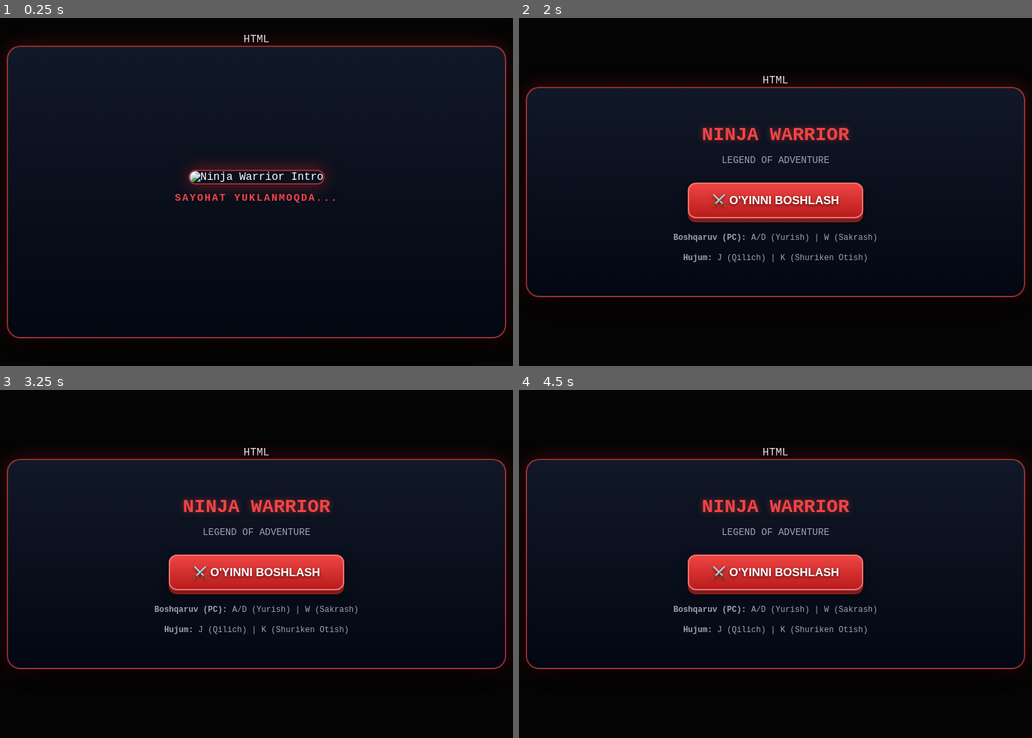
Above: before the commit, frames 1-4 (two rows, left to right).
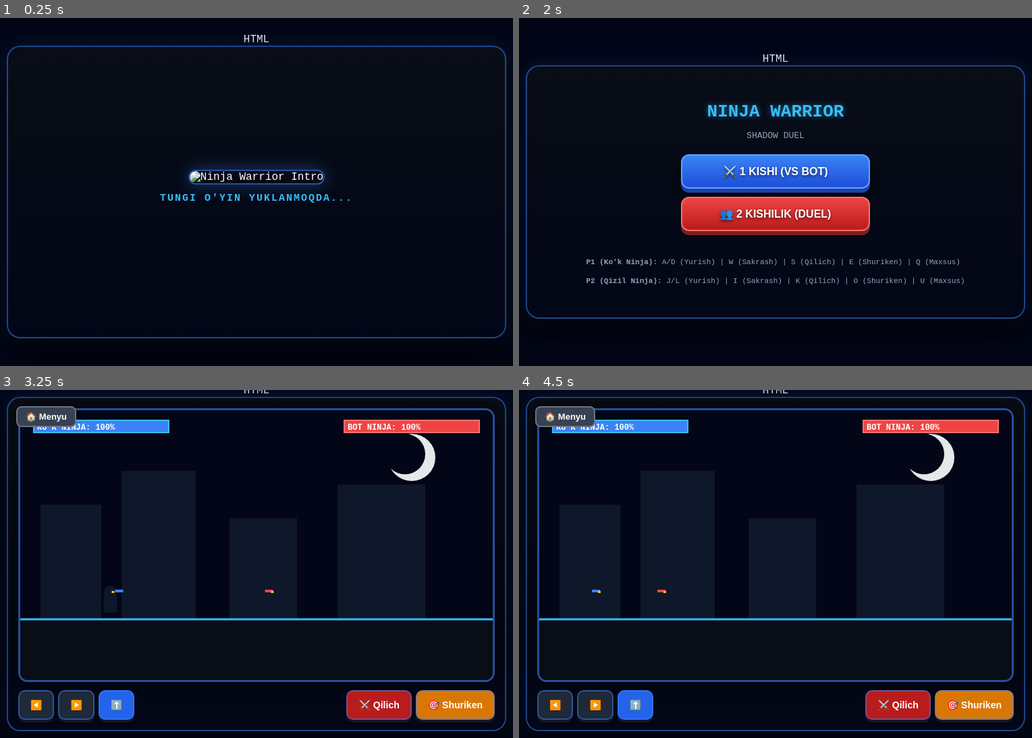
Above: after the commit, the same moments.

Repository: behruzismoilov820/behruzismoilov820-ninja-game
Game: browser game, page index.html
Two runs of this game, one before a commit and one after it. Both use one fixed random seed, a clock stepped at 60 frames per second and the inputs below.
Inputs (mouse positions are in pixels of both pictures, inside the frame that each line leads up to):
- Up to frame 1 (0.25 s): no input
- Up to frame 2 (2 s): hold D 1.03-1.53 s; tap J at 1.1, 1.6 s; hold S 1.58-1.85 s; hold A from 1.9 s (still down)
- Up to frame 3 (3.25 s): click (256, 543) at 2.02 s, where only the run after the commit has a clickable "⚔️ 1 KISHI (VS BOT)"; tap J at 2.1, 2.6, 3.1 s; release A at 2.47 s; hold W 2.52-2.82 s; tap E at 2.52 s; hold D from 2.87 s (still down)
- Up to frame 4 (4.5 s): click (595, 706) at 3.27 s, where only the run after the commit has a clickable "▶️"; tap K at 3.52 s; release D at 3.53 s; hold W 3.58-3.82 s; tap J at 3.6, 4.1 s; hold A 3.87-4.3 s; hold S from 4.35 s (still down)

The runs differ from the first frame. In frame 1, 4.4% of the frame differs, in the area x 0-100%, y 5-93%; in frame 2, 15%; in frame 3, 20%; in frame 4, 20%, in the area x 0-100%, y 0-99%.

Commit message:
Update index.html

Diff:
--- a/index.html
+++ b/index.html
@@ -4,12 +4,12 @@
 <head>
     <meta charset="UTF-8">
     <meta name="viewport" content="width=device-width, initial-scale=1.0, maximum-scale=1.0, user-scalable=no">
-    <title>🥷 NINJA WARRIOR: LEGEND OF ADVENTURE ⚔️</title>
+    <title>🥷 NINJA WARRIOR: SHADOW DUEL ⚔️</title>
     <style>
         * { box-sizing: border-box; touch-action: manipulation; }
         body {
             margin: 0; padding: 10px;
-            background: #050505; color: #fff;
+            background: #020617; color: #fff;
             font-family: 'Courier New', Courier, monospace;
             display: flex; flex-direction: column;
             align-items: center; justify-content: center;
@@ -17,34 +17,37 @@
         }
 
         #gameContainer {
-            background: linear-gradient(180deg, #111827 0%, #030712 100%);
+            background: linear-gradient(180deg, #090d16 0%, #020617 100%);
             padding: 15px; border-radius: 20px;
-            border: 2px solid rgba(239, 68, 68, 0.6);
-            box-shadow: 0 20px 50px rgba(0, 0, 0, 0.9), 0 0 30px rgba(220, 38, 38, 0.3);
+            border: 2px solid rgba(59, 130, 246, 0.5);
+            box-shadow: 0 20px 50px rgba(0, 0, 0, 0.9), 0 0 30px rgba(59, 130, 246, 0.2);
             display: flex; flex-direction: column; align-items: center;
             width: 100%; max-width: 740px; position: relative;
         }
 
-        /* Kirish Rasmi (2 sekund) */
         #splashScreen {
             display: flex; flex-direction: column; align-items: center; justify-content: center;
             width: 100%; height: 400px; text-align: center;
         }
         #splashScreen img {
             max-width: 100%; max-height: 350px; border-radius: 14px;
-            border: 2px solid rgba(239, 68, 68, 0.6);
-            box-shadow: 0 0 25px rgba(220,38,38,0.5);
+            border: 2px solid rgba(59, 130, 246, 0.6);
+            box-shadow: 0 0 25px rgba(59,130,246,0.4);
         }
 
         #ninjaMenu, #winModal { text-align: center; padding: 20px; width: 100%; display: none; }
 
         .btn {
-            display: block; width: 260px; padding: 14px; margin: 12px auto;
-            background: linear-gradient(180deg, #ef4444 0%, #b91c1c 100%); color: white; border: 2px solid #f87171; border-radius: 12px;
-            font-size: 17px; font-weight: 900; cursor: pointer; transition: 0.15s ease;
-            text-shadow: 0 2px 4px rgba(0,0,0,0.6); box-shadow: 0 6px 0 #7f1d1d, 0 8px 15px rgba(0,0,0,0.5);
-        }
-        .btn:active { transform: translateY(4px); box-shadow: 0 2px 0 #7f1d1d; }
+            display: block; width: 280px; padding: 14px; margin: 12px auto;
+            background: linear-gradient(180deg, #3b82f6 0%, #1d4ed8 100%); color: white; border: 2px solid #60a5fa; border-radius: 12px;
+            font-size: 16px; font-weight: 900; cursor: pointer; transition: 0.15s ease;
+            text-shadow: 0 2px 4px rgba(0,0,0,0.6); box-shadow: 0 6px 0 #1e40af, 0 8px 15px rgba(0,0,0,0.5);
+        }
+        .btn:active { transform: translateY(4px); box-shadow: 0 2px 0 #1e40af; }
+        .btn-red {
+            background: linear-gradient(180deg, #ef4444 0%, #b91c1c 100%);
+            border-color: #f87171; box-shadow: 0 6px 0 #7f1d1d;
+        }
         .btn-green {
             background: linear-gradient(180deg, #22c55e 0%, #15803d 100%);
             border-color: #4ade80; box-shadow: 0 6px 0 #166534;
@@ -59,30 +62,30 @@
 
         #winModal {
             position: absolute; top: 0; left: 0; width: 100%; height: 100%;
-            background: rgba(3, 7, 18, 0.95); border-radius: 18px;
+            background: rgba(2, 6, 23, 0.95); border-radius: 18px;
             flex-direction: column; justify-content: center; align-items: center; z-index: 20;
         }
-        #winModal h2 { font-size: 34px; color: #ef4444; margin-bottom: 5px; text-shadow: 0 0 15px rgba(239, 68, 68, 0.6); }
+        #winModal h2 { font-size: 32px; color: #38bdf8; margin-bottom: 5px; text-shadow: 0 0 15px rgba(56, 189, 248, 0.6); }
         #winText { font-size: 20px; margin-bottom: 20px; color: #fff; font-weight: bold; text-align: center; }
 
         canvas {
-            border: 3px solid rgba(239, 68, 68, 0.6); border-radius: 14px;
+            border: 3px solid rgba(59, 130, 246, 0.6); border-radius: 14px;
             background: #020617; display: none; width: 100%; height: auto;
             box-shadow: 0 0 25px rgba(0,0,0,0.9);
         }
 
         .touch-controls {
             display: none; width: 100%; margin-top: 12px;
-            justify-content: space-between; gap: 8px;
+            justify-content: space-between; gap: 8px; flex-wrap: wrap;
         }
         .touch-group { display: flex; gap: 6px; }
         .t-btn {
-            background: #1f2937; color: white; border: 2px solid rgba(239, 68, 68, 0.5);
-            padding: 14px 20px; font-size: 16px; font-weight: bold;
-            border-radius: 12px; cursor: pointer; user-select: none; outline: none;
+            background: #1f2937; color: white; border: 2px solid rgba(59, 130, 246, 0.5);
+            padding: 12px 16px; font-size: 14px; font-weight: bold;
+            border-radius: 10px; cursor: pointer; user-select: none; outline: none;
             box-shadow: 0 4px 0 #111827;
         }
-        .t-btn:active { background: #dc2626; transform: translateY(2px); box-shadow: 0 1px 0 #111827; }
+        .t-btn:active { background: #2563eb; transform: translateY(2px); box-shadow: 0 1px 0 #111827; }
 
         @media (max-width: 768px) {
             .touch-controls { display: flex; }
@@ -96,17 +99,20 @@
         <!-- Kirish Rasmi (2 sekund) -->
         <div id="splashScreen">
             <img src="watermarked_img_1437238758356918555.jpg" alt="Ninja Warrior Intro">
-            <p style="color: #ef4444; margin-top: 12px; font-weight: bold; font-size: 15px; letter-spacing: 2px;">SAYOHAT YUKLANMOQDA...</p>
+            <p style="color: #38bdf8; margin-top: 12px; font-weight: bold; font-size: 15px; letter-spacing: 2px;">TUNGI O'YIN YUKLANMOQDA...</p>
         </div>
 
         <!-- Bosh Menyu -->
         <div id="ninjaMenu">
-            <h1 style="color: #ef4444; font-size: 28px; text-shadow: 0 0 10px rgba(239,68,68,0.5); margin-bottom: 5px;">NINJA WARRIOR</h1>
-            <p style="color: #9ca3af; font-size: 14px; margin-bottom: 25px;">LEGEND OF ADVENTURE</p>
-            <button class="btn" onclick="startGame()">⚔️ O'YINNI BOSHLASH</button>
-            <div style="margin-top: 20px; font-size: 12px; color: #9ca3af; line-height: 1.5;">
-                <p><b>Boshqaruv (PC):</b> A/D (Yurish) | W (Sakrash)</p>
-                <p><b>Hujum:</b> J (Qilich) | K (Shuriken Otish)</p>
+            <h1 style="color: #38bdf8; font-size: 26px; text-shadow: 0 0 10px rgba(56,189,248,0.5); margin-bottom: 5px;">NINJA WARRIOR</h1>
+            <p style="color: #94a3b8; font-size: 13px; margin-bottom: 20px;">SHADOW DUEL</p>
+
+            <button class="btn" onclick="startGame(1)">⚔️ 1 KISHI (VS BOT)</button>
+            <button class="btn btn-red" onclick="startGame(2)">👥 2 KISHILIK (DUEL)</button>
+
+            <div style="margin-top: 15px; font-size: 11px; color: #94a3b8; line-height: 1.5; text-align: left; display: inline-block;">
+                <p><b>P1 (Ko'k Ninja):</b> A/D (Yurish) | W (Sakrash) | S (Qilich) | E (Shuriken) | Q (Maxsus)</p>
+                <p><b>P2 (Qizil Ninja):</b> J/L (Yurish) | I (Sakrash) | K (Qilich) | O (Shuriken) | U (Maxsus)</p>
             </div>
         </div>
 
@@ -114,22 +120,22 @@
 
         <!-- Natija Oynasi -->
         <div id="winModal">
-            <h2 id="winTitle">⚔️ VAZIFA BAJARILDI</h2>
+            <h2 id="winTitle">⚔️ G'OLIB!</h2>
             <div id="winText">G'alaba!</div>
-            <button class="btn btn-green" onclick="startGame()">🔄 QAYTA O'YNASH</button>
+            <button class="btn btn-green" onclick="startGame(gameMode)">🔄 QAYTA O'YNASH</button>
             <button class="btn" onclick="returnToMenu()">🏠 MENYU</button>
         </div>
 
         <!-- Sensorli Panel -->
         <div class="touch-controls" id="touchPanel">
             <div class="touch-group">
-                <button class="t-btn" ontouchstart="tState.left=true" ontouchend="tState.left=false">◀️</button>
-                <button class="t-btn" ontouchstart="tState.right=true" ontouchend="tState.right=false">▶️</button>
+                <button class="t-btn" ontouchstart="p1.vx=-4.5" ontouchend="p1.vx=0">◀️</button>
+                <button class="t-btn" ontouchstart="p1.vx=4.5" ontouchend="p1.vx=0">▶️</button>
+                <button class="t-btn" style="background:#2563eb;" onclick="playerJump(p1)">⬆️</button>
             </div>
             <div class="touch-group">
-                <button class="t-btn" style="background:#b91c1c;" onclick="playerAttack()">⚔️ Qilich</button>
-                <button class="t-btn" style="background:#d97706;" onclick="playerThrow()">🎯 Shuriken</button>
-                <button class="t-btn" style="background:#1d4ed8;" ontouchstart="playerJump()" onmousedown="playerJump()">⬆️ Sakrash</button>
+                <button class="t-btn" style="background:#b91c1c;" onclick="playerAttack(p1, p2)">⚔️ Qilich</button>
+                <button class="t-btn" style="background:#d97706;" onclick="playerThrow(p1)">🎯 Shuriken</button>
             </div>
         </div>
     </div>
@@ -149,65 +155,103 @@
         let winTitle = document.getElementById('winTitle');
         let winText = document.getElementById('winText');
 
-        let score = 0, health = 100, enemyKills = 0;
+        let gameMode = 1;
         let gameRunning = false;
 
-        let player = { x: 80, y: 260, w: 30, h: 45, vx: 0, vy: 0, speed: 4.5, isJumping: false, dir: 1 };
-        let enemy = { x: 550, y: 265, w: 30, h: 40, vx: -2, hp: 3, alive: true };
+        let p1 = { x: 100, y: 260, w: 30, h: 45, vx: 0, vy: 0, speed: 4.5, isJumping: false, dir: 1, hp: 100, color: "#3b82f6" }; // Ko'k Ninja
+        let p2 = { x: 550, y: 260, w: 30, h: 45, vx: 0, vy: 0, speed: 4.5, isJumping: false, dir: -1, hp: 100, color: "#ef4444" }; // Qizil Ninja
         let shurikens = [];
         let keys = {};
-        let tState = { left: false, right: false };
 
         window.addEventListener("keydown", e => {
-            keys[e.code] = true; keys[e.key.toLowerCase()] = true;
-            if (e.code === "KeyJ" || e.key.toLowerCase() === "j") playerAttack();
-            if (e.code === "KeyK" || e.key.toLowerCase() === "k") playerThrow();
-            if (e.code === "KeyW" || e.key.toLowerCase() === "w") playerJump();
+            let key = e.key.toLowerCase();
+            keys[e.code] = true; keys[key] = true;
+
+            // P1 tugmalari (A, D, W, S, E, Q)
+            if (key === "a") { p1.vx = -p1.speed; p1.dir = -1; }
+            if (key === "d") { p1.vx = p1.speed; p1.dir = 1; }
+            if (key === "w") playerJump(p1);
+            if (key === "s") playerAttack(p1, p2);
+            if (key === "e") playerThrow(p1);
+            if (key === "q") specialMove(p1, p2);
+
+            // P2 tugmalari (2 kishilik rejim: J, L, I, K, O, U)
+            if (gameMode === 2) {
+                if (key === "j") { p2.vx = -p2.speed; p2.dir = -1; }
+                if (key === "l") { p2.vx = p2.speed; p2.dir = 1; }
+                if (key === "i") playerJump(p2);
+                if (key === "k") playerAttack(p2, p1);
+                if (key === "o") playerThrow(p2);
+                if (key === "u") specialMove(p2, p1);
+            }
         });
-        window.addEventListener("keyup", e => { keys[e.code] = false; keys[e.key.toLowerCase()] = false; });
-
-        function playerJump() {
-            if (!player.isJumping && gameRunning) {
-                player.vy = -12;
-                player.isJumping = true;
-            }
-        }
-
-        function playerAttack() {
-            if (!gameRunning) return;
-            // Yaqin masofadagi dushmanga qilich bilan zarba
-            if (Math.abs(player.x - enemy.x) < 50 && enemy.alive) {
-                enemy.hp--;
-                if (enemy.hp <= 0) {
-                    enemy.alive = false;
-                    enemyKills++;
-                    score += 100;
-                    setTimeout(respawnEnemy, 1500);
+
+        window.addEventListener("keyup", e => {
+            let key = e.key.toLowerCase();
+            keys[e.code] = false; keys[key] = false;
+
+            if (key === "a" || key === "d") p1.vx = 0;
+            if (gameMode === 2 && (key === "j" || key === "l")) p2.vx = 0;
+        });
+
+        function playerJump(p) {
+            if (!p.isJumping && gameRunning) {
+                p.vy = -12;
+                p.isJumping = true;
+            }
+        }
+
+        function playerAttack(attacker, target) {
+            if (!gameRunning) return;
+            if (Math.abs(attacker.x - target.x) < 55) {
+                target.hp -= 15;
+                checkGameOver();
+            }
+        }
+
+        function playerThrow(p) {
+            if (!gameRunning) return;
+            shurikens.push({ x: p.x + (p.dir > 0 ? 30 : -10), y: p.y + 20, vx: p.dir * 10, owner: p });
+        }
+
+        function specialMove(attacker, target) {
+            if (!gameRunning) return;
+            if (Math.abs(attacker.x - target.x) < 80) {
+                target.hp -= 25;
+                attacker.x += attacker.dir * 40; // Tezkor dash / siljish
+                checkGameOver();
+            }
+        }
+
+        function checkGameOver() {
+            if (p1.hp <= 0 || p2.hp <= 0) {
+                gameRunning = false;
+                winModal.style.display = 'flex';
+                if (p1.hp <= 0 && p2.hp <= 0) {
+                    winTitle.innerText = "🤝 DURANG!";
+                    winText.innerText = "Ikki ninja ham yiqildi!";
+                } else if (p1.hp <= 0) {
+                    winTitle.innerText = gameMode === 1 ? "💀 YUTQAZDINGIZ!" : "🏆 QIZIL NINJA G'OLIB!";
+                    winText.innerText = "Qizil Ninja g'alaba qozondi!";
+                } else {
+                    winTitle.innerText = "🏆 KO'K NINJA G'OLIB!";
+                    winText.innerText = "Ko'k Ninja g'alaba qozondi!";
                 }
             }
         }
 
-        function playerThrow() {
-            if (!gameRunning) return;
-            shurikens.push({ x: player.x + (player.dir > 0 ? 30 : -10), y: player.y + 20, vx: player.dir * 9 });
-        }
-
-        function respawnEnemy() {
-            enemy.x = 600;
-            enemy.hp = 3;
-            enemy.alive = true;
-        }
-
-        function startGame() {
+        function startGame(mode) {
+            gameMode = mode;
             ninjaMenu.style.display = 'none';
             winModal.style.display = 'none';
             canvas.style.display = 'block';
-            touchPanel.style.display = 'flex';
+            touchPanel.style.display = gameMode === 2 ? 'none' : 'flex';
             menuBtn.style.display = 'block';
 
-            score = 0; health = 100; enemyKills = 0;
-            player.x = 80; player.y = 260; player.vx = 0; player.vy = 0;
-            respawnEnemy();
+            p1.x = 100; p1.y = 260; p1.hp = 100; p1.vx = 0; p1.vy = 0;
+            p2.x = 550; p2.y = 260; p2.hp = 100; p2.vx = 0; p2.vy = 0;
+            shurikens = [];
+
             gameRunning = true;
             loop();
         }
@@ -224,107 +268,93 @@
         function update() {
             if (!gameRunning) return;
 
-            if (keys["KeyA"] || keys["a"] || tState.left) { player.vx = -player.speed; player.dir = -1; }
-            else if (keys["KeyD"] || keys["d"] || tState.right) { player.vx = player.speed; player.dir = 1; }
-            else player.vx = 0;
-
-            player.vy += 0.55; player.y += player.vy; player.x += player.vx;
-
-            if (player.y > 260) { player.y = 260; player.vy = 0; player.isJumping = false; }
-            if (player.x < 15) player.x = 15; if (player.x > 660) player.x = 660;
-
-            // Dushman harakati va hujumi
-            if (enemy.alive) {
-                if (enemy.x > player.x + 15) enemy.x -= 1.5;
-                else if (enemy.x < player.x - 15) enemy.x += 1.5;
-
-                // O'yinchiga tegsa jon kamayishi
-                if (Math.abs(player.x - enemy.x) < 25) {
-                    health -= 0.5;
-                    if (health <= 0) {
-                        gameRunning = false;
-                        winModal.style.display = 'flex';
-                        winTitle.innerText = "💀 MAG'LUB BO'LDINGiz";
-                        winText.innerText = `O'ldirilgan dushmanlar: ${enemyKills}`;
-                    }
+            // Bot AI (1 kishilik rejimda Qizil Ninja avtomatik o'ynaydi)
+            if (gameMode === 1) {
+                if (p2.x > p1.x + 25) { p2.vx = -2.5; p2.dir = -1; }
+                else if (p2.x < p1.x - 25) { p2.vx = 2.5; p2.dir = 1; }
+                else { p2.vx = 0; }
+                if (Math.abs(p1.x - p2.x) < 45 && Math.random() < 0.04) {
+                    playerAttack(p2, p1);
                 }
             }
 
-            // Shurikenlar harakati
+            // Fizika va gravitatsiya
+            [p1, p2].forEach(p => {
+                p.vy += 0.55; p.y += p.vy; p.x += p.vx;
+                if (p.y > 260) { p.y = 260; p.vy = 0; p.isJumping = false; }
+                if (p.x < 15) p.x = 15; if (p.x > 660) p.x = 660;
+            });
+
+            // Shurikenlar
             shurikens.forEach((s, idx) => {
                 s.x += s.vx;
-                if (enemy.alive && Math.abs(s.x - enemy.x) < 20) {
-                    enemy.hp--;
+                let target = (s.owner === p1) ? p2 : p1;
+                if (Math.abs(s.x - target.x) < 20 && Math.abs(s.y - target.y) < 30) {
+                    target.hp -= 10;
                     shurikens.splice(idx, 1);
-                    if (enemy.hp <= 0) {
-                        enemy.alive = false;
-                        enemyKills++;
-                        score += 100;
-                        setTimeout(respawnEnemy, 1500);
-                    }
+                    checkGameOver();
                 }
                 if (s.x < 0 || s.x > 700) shurikens.splice(idx, 1);
             });
         }
 
         function drawBackground() {
-            // Tungi osmon va oy
-            ctx.fillStyle = "#030712"; ctx.fillRect(0, 0, 700, 400);
-            ctx.fillStyle = "rgba(255, 255, 255, 0.15)";
-            ctx.beginPath(); ctx.arc(580, 80, 45, 0, Math.PI*2); ctx.fill();
-
-            // Uylar silueti (Shadow backgrounds)
+            // Tungi qorong'u osmon va yorqin oy
+            ctx.fillStyle = "#020617"; ctx.fillRect(0, 0, 700, 400);
+
+            ctx.fillStyle = "rgba(255, 255, 255, 0.9)";
+            ctx.beginPath(); ctx.arc(580, 70, 35, 0, Math.PI*2); ctx.fill();
+            ctx.fillStyle = "#020617"; // Oyning chuqur effekti
+            ctx.beginPath(); ctx.arc(570, 65, 30, 0, Math.PI*2); ctx.fill();
+
+            // Qorong'u uylar silueti
             ctx.fillStyle = "#0f172a";
-            ctx.fillRect(40, 150, 90, 160);
-            ctx.fillRect(160, 100, 110, 210);
-            ctx.fillRect(320, 180, 100, 130);
-            ctx.fillRect(480, 120, 130, 190);
+            ctx.fillRect(30, 140, 90, 170);
+            ctx.fillRect(150, 90, 110, 220);
+            ctx.fillRect(310, 160, 100, 150);
+            ctx.fillRect(470, 110, 130, 200);
 
             // Yer (Ground)
-            ctx.fillStyle = "#1e293b"; ctx.fillRect(0, 310, 700, 90);
-            ctx.strokeStyle = "#ef4444"; ctx.lineWidth = 3;
+            ctx.fillStyle = "#090d16"; ctx.fillRect(0, 310, 700, 90);
+            ctx.strokeStyle = "#38bdf8"; ctx.lineWidth = 3;
             ctx.beginPath(); ctx.moveTo(0, 310); ctx.lineTo(700, 310); ctx.stroke();
         }
 
-        function drawNinjaSilhouette(x, y, w, h, isEnemy, dir) {
-            ctx.fillStyle = isEnemy ? "#991b1b" : "#111827"; // O'yinchi qora siluet, dushman qizg'ish-qora
-
-            // Tana (Body)
-            ctx.fillRect(x + 5, y + 15, w - 10, h - 20);
-            // Bosh (Head)
-            ctx.beginPath(); ctx.arc(x + w/2, y + 10, 10, 0, Math.PI*2); ctx.fill();
-
-            // Qizil qism (Ninja Headband & Scarf flow)
-            ctx.fillStyle = "#ef4444";
-            ctx.fillRect(x + (dir > 0 ? w - 8 : 0), y + 6, 12, 4);
-
-            // Ko'zlar (Glowing Eyes)
+        function drawNinja(p, accentColor) {
+            // Tana (Qorong'u soyali siluet)
+            ctx.fillStyle = "#0f172a";
+            ctx.fillRect(p.x + 5, p.y + 15, p.w - 10, p.h - 20);
+            ctx.beginPath(); ctx.arc(p.x + p.w/2, p.y + 10, 10, 0, Math.PI*2); ctx.fill();
+
+            // Ninja boshbog'i va rangli detal (Ko'k yoki Qizil)
+            ctx.fillStyle = accentColor;
+            ctx.fillRect(p.x + (p.dir > 0 ? p.w - 8 : 0), p.y + 6, 12, 4);
+
+            // Porlab turgan ko'zlar
             ctx.fillStyle = "#facc15";
-            ctx.fillRect(x + (dir > 0 ? w/2 + 2 : w/2 - 6), y + 8, 4, 3);
+            ctx.fillRect(p.x + (p.dir > 0 ? p.w/2 + 2 : p.w/2 - 6), p.y + 8, 4, 3);
         }
 
         function draw() {
             drawBackground();
 
-            // Interfeys (UI)
-            ctx.fillStyle = "#ef4444"; ctx.font = "bold 16px Courier New";
-            ctx.fillText(`JON: ${Math.max(0, Math.floor(health))}%`, 25, 30);
-            ctx.fillText(`HISOB: ${score}`, 320, 30);
-            ctx.fillText(`DUSHMANLAR: ${enemyKills}`, 520, 30);
-
-            // O'yinchi
-            drawNinjaSilhouette(player.x, player.y, player.w, player.h, false, player.dir);
-
-            // Dushman
-            if (enemy.alive) {
-                drawNinjaSilhouette(enemy.x, enemy.y, enemy.w, enemy.h, true, -1);
-                // Dushman HP chizig'i
-                ctx.fillStyle = "rgba(0,0,0,0.5)"; ctx.fillRect(enemy.x, enemy.y - 12, 30, 4);
-                ctx.fillStyle = "#ef4444"; ctx.fillRect(enemy.x, enemy.y - 12, (enemy.hp / 3) * 30, 4);
-            }
+            // HP / Jon panellari
+            ctx.fillStyle = "#0f172a"; ctx.fillRect(20, 15, 200, 18);
+            ctx.fillStyle = "#3b82f6"; ctx.fillRect(20, 15, (p1.hp / 100) * 200, 18);
+            ctx.strokeStyle = "#38bdf8"; ctx.lineWidth = 2; ctx.strokeRect(20, 15, 200, 18);
+            ctx.fillStyle = "#fff"; ctx.font = "bold 12px Courier New"; ctx.fillText(`KO'K NINJA: ${Math.max(0, p1.hp)}%`, 25, 29);
+
+            ctx.fillStyle = "#0f172a"; ctx.fillRect(480, 15, 200, 18);
+            ctx.fillStyle = "#ef4444"; ctx.fillRect(480, 15, (p2.hp / 100) * 200, 18);
+            ctx.strokeStyle = "#f87171"; ctx.lineWidth = 2; ctx.strokeRect(480, 15, 200, 18);
+            ctx.fillStyle = "#fff"; ctx.fillText(gameMode === 2 ? `QIZIL NINJA: ${Math.max(0, p2.hp)}%` : `BOT NINJA: ${Math.max(0, p2.hp)}%`, 485, 29);
+
+            // Ninjalarni chizish (1-o'yinchi Ko'k, 2-o'yinchi Qizil)
+            drawNinja(p1, "#3b82f6");
+            drawNinja(p2, "#ef4444");
 
             // Shurikenlar
-            ctx.fillStyle = "#cbd5e1";
+            ctx.fillStyle = "#e2e8f0";
             shurikens.forEach(s => {
                 ctx.beginPath(); ctx.arc(s.x, s.y, 5, 0, Math.PI*2); ctx.fill();
             });
